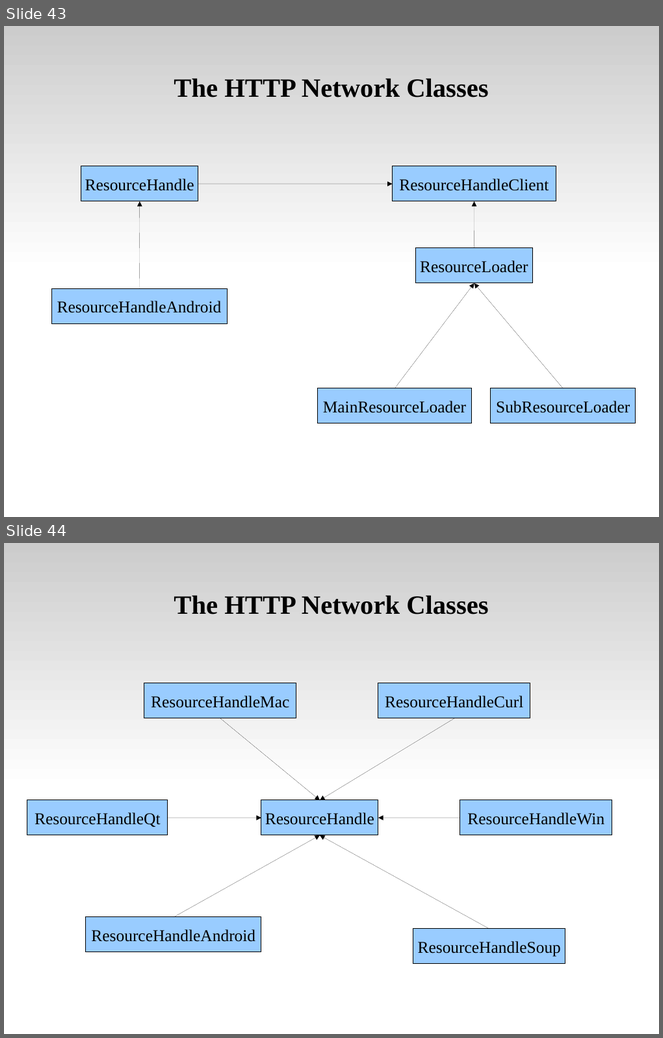
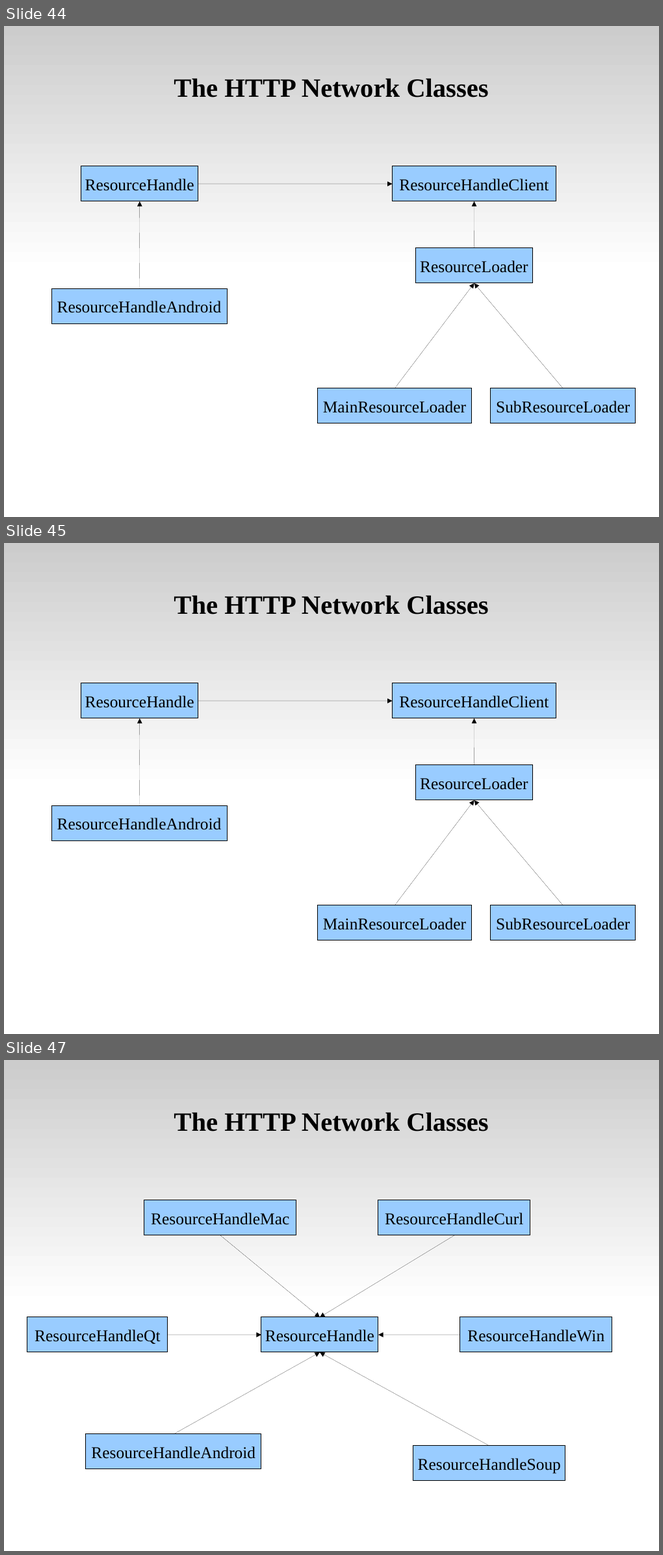
Before and after one commit to tsaicw/browser_research, a slide deck: WebKit/WebKit.odp. Shown one above the other, each under a label of ours: slides 43 and 44 before the commit, slides 44, 45 and 47 after it; the slides between them are not shown. The pictures are 663x1038 and 663x1555 pixels, drawn with LibreOffice and Linux fonts; fonts in the diff are those of the drawing. Boxes give left, top, right and bottom in pixels: in the first picture for what was removed or moved away, otherwise in the second. Text is boxed around its words. In the diff, an @@ line names an element or a change of style, - is before the commit and + after.

Commit message:
Modify the flow chart of main resource loading. Add the Hhieracrhy of NetworkingContext" page.

```diff
--- a/WebKit/WebKit.odp
+++ b/WebKit/WebKit.odp
@@ slide 45 added at (4,543,659,1034), background #FFFFFF; not listed: 1 template element that a slide beside it also shows @@
@@ title added at (174,595,488,615), 32 pt, text #000000, bold @@
+The HTTP Network Classes
@@ rectangle added at (81,683,198,719), fill #99CCFF, outline #000000 0 pt, 20 pt, text #000000 @@
+ResourceHandle
@@ rectangle added at (393,683,557,719), fill #99CCFF, outline #000000 0 pt, 20 pt, text #000000 @@
+ResourceHandleClient
@@ arrow added from (198, 701) to (393, 701), #000000 0 pt @@
@@ arrow added from (140, 806) to (140, 719), #000000 0 pt @@
@@ arrow added from (475, 765) to (475, 719), #000000 0 pt @@
@@ rectangle added at (416,765,533,800), fill #99CCFF, outline #000000 0 pt, 20 pt, text #000000 @@
+ResourceLoader
@@ rectangle added at (51,806,227,841), fill #99CCFF, outline #000000 0 pt, 20 pt, text #000000 @@
+ResourceHandleAndroid
@@ arrow added from (395, 906) to (475, 800), #000000 0 pt @@
@@ arrow added from (564, 906) to (475, 800), #000000 0 pt @@
@@ rectangle added at (318,906,473,941), fill #99CCFF, outline #000000 0 pt, 20 pt, text #000000 @@
+MainResourceLoader
@@ rectangle added at (491,906,636,941), fill #99CCFF, outline #000000 0 pt, 20 pt, text #000000 @@
+SubResourceLoader
@@ what was slide 43 is now slide 44 @@
@@ what was slide 44 is now slide 47 @@
```
Also in this commit, not shown: 5 slides changed, 2 other slides added.
